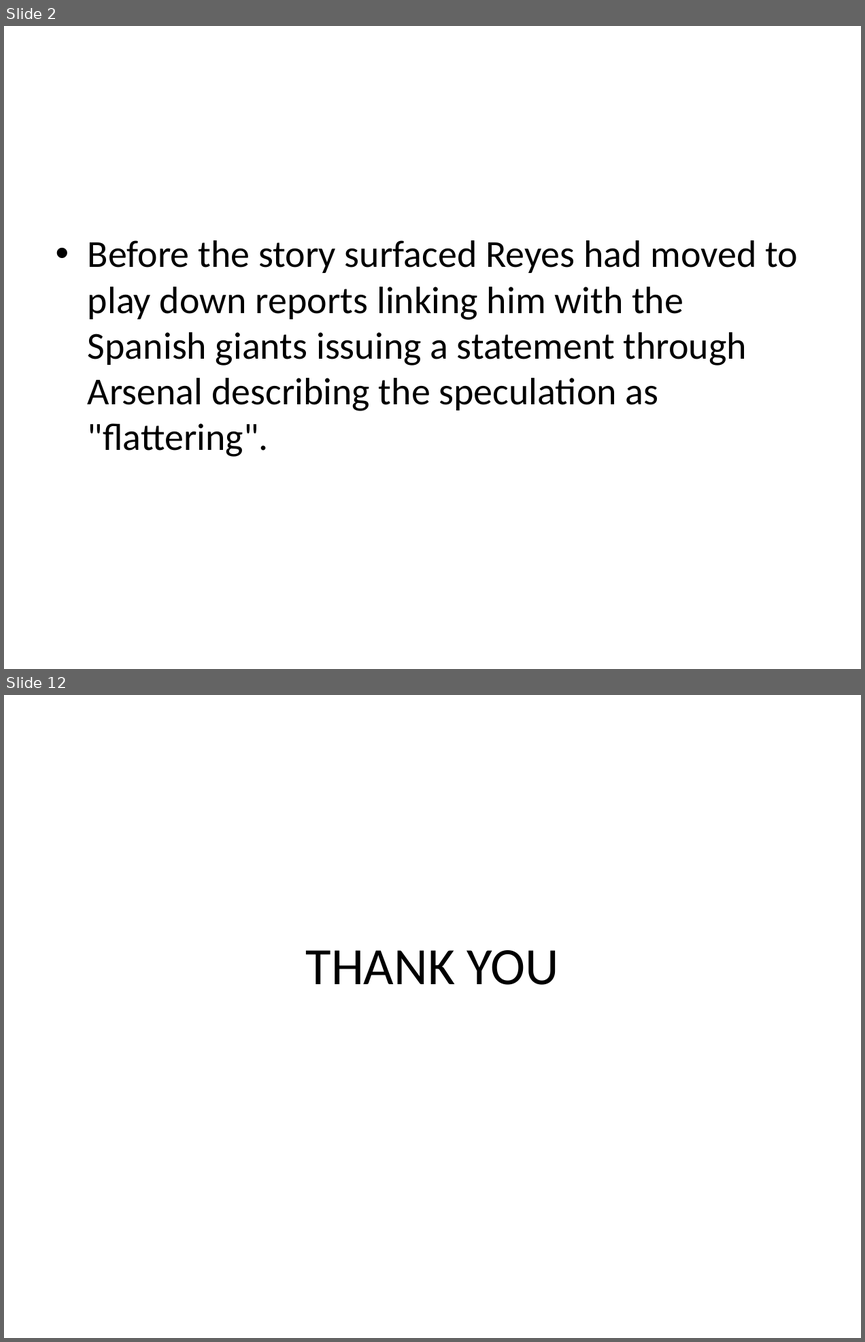
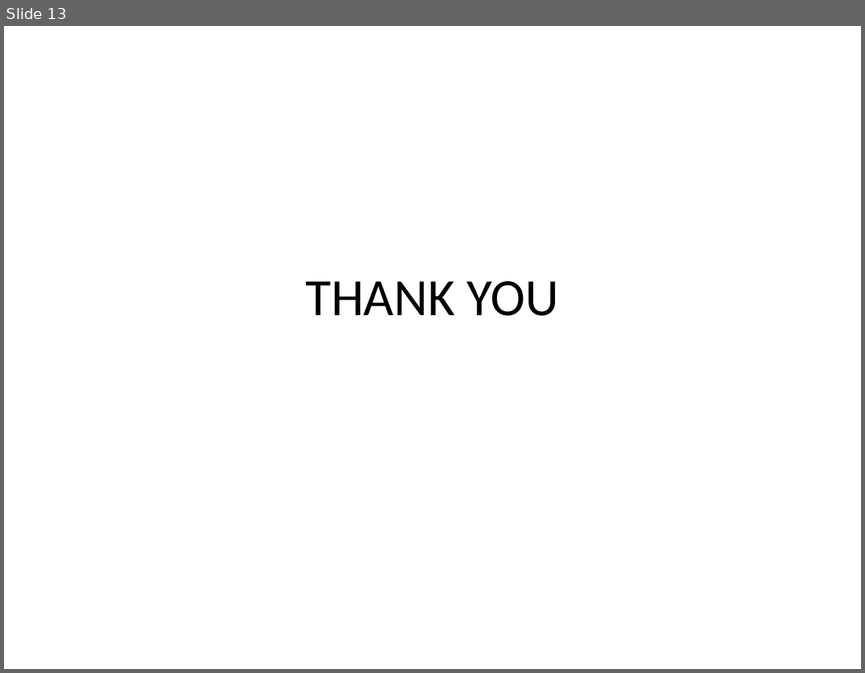
Before and after one commit to MayankVachher/Shortie, a slide deck: title.pptx. Shown one above the other, each under a label of ours: slides 2 and 12 before the commit, slide 13 after it; the slides between them are not shown. The pictures are 865x1342 and 865x673 pixels, drawn with LibreOffice and Linux fonts; fonts in the diff are those of the drawing. Boxes give left, top, right and bottom in pixels: in the first picture for what was removed or moved away, otherwise in the second. Text is boxed around its words. In the diff, an @@ line names an element or a change of style, - is before the commit and + after.

```diff
--- a/title.pptx
+++ b/title.pptx
@@ slide 2 removed at [4,26,861,669], background #FFFFFF @@
@@ text removed at [88,240,798,456] @@
-• Before the story surfaced Reyes had moved to play down reports linking him with the Spanish giants issuing a statement through Arsenal describing the speculation as "flattering".
@@ what was slide 12 is now slide 13 @@
```
Also in this commit, not shown: 12 slides added, 10 other slides removed, 12 other files.
